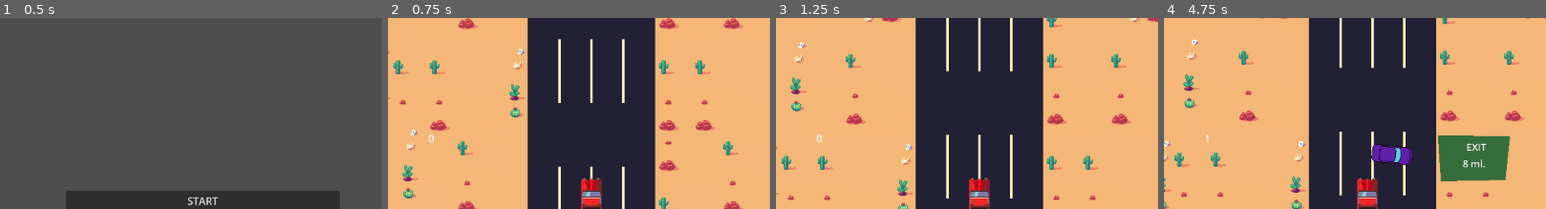
Above: before the commit, frames 1-4 (left to right).
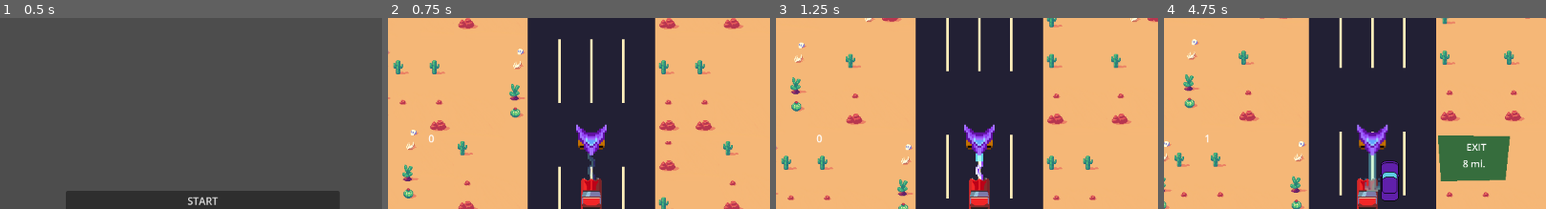
Above: after the commit, the same moments.

Repository: Zeke-D/roadtripping
Game: Godot game, scene res://control.tscn
Same seed, same stepped clock (60 frames per second), same inputs: the game is played once before the commit and once after it.
Inputs:
- Up to frame 1 (0.5 s): no input
- Up to frame 2 (0.75 s): click "START" at 0.5 s
- Up to frame 3 (1.25 s): no input
- Up to frame 4 (4.75 s): hold D (right) 1.28-2.03 s; hold S (down) 2.03-2.78 s; hold D (right) 2.78-3.53 s; hold W (up) 3.53-4.28 s; hold A (left) from 4.28 s (still down)
The pictures show only the part of the screen within x 23-73%, y 3-53%; the shares and areas given below are measured in that part.

Frame 1 is identical in both runs. In frame 2, 1.0% of the frame differs, in the area x 49-58%, y 55-85%; in frame 3, 1.0%; in frame 4, 2.9%, in the area x 50-65%, y 55-96%.

Commit message:
Adding an alien!

Diff:
--- a/PlayerCar.gd
+++ b/PlayerCar.gd
@@ -86,17 +86,20 @@
 	move_and_rotate(direction * Vector2(1200, 600) * .25,
 		self.rotation + TAU * 2.64, spin_duration)
 
-func _on_hurtbox_body_entered(body):
-	if body.is_in_group("Enemy") and state != CarState.DEAD:
+
+
+func take_damage(body):
+
+	if state == CarState.DEAD:
+		self.spinout(-(body.position - self.position).normalized())
+		return
+	elif body.is_in_group("Police"):
+		state = 0
+	elif body.is_in_group("Civilian") and !global.police_chase:
+		get_tree().current_scene.find_child("Spawner").spawn_cop(self.position + Vector2(0, 400))
+	elif body.is_in_group("Enemy"):
 		print("HIT")
 		get_tree().current_scene.find_child("Sounds").find_child("Car_hit").play()
 		state -= 1
-		body.spinout((body.position - self.position).normalized())
-		if state == CarState.DEAD:
-			self.spinout(-(body.position - self.position).normalized())
-		elif body.is_in_group("Civilian") and !global.police_chase:
-			get_tree().current_scene.find_child("Spawner").spawn_cop(self.position + Vector2(0, 400))
-
-	if body.is_in_group("Police") and state != CarState.DEAD:
-		state = 0
-		self.spinout(-(body.position - self.position).normalized())
+		if body.is_in_group("Spinner"):
+			body.spinout((body.position - self.position).normalized())
--- a/npc_car.gd
+++ b/npc_car.gd
@@ -19,6 +19,7 @@
 
 func _ready():
 	player = get_tree().current_scene.find_child('Car')
+	self.add_to_group("Spinner")
 
 func _physics_process(delta):
 	position = get_next_position(delta)
--- /dev/null
+++ b/npcs/alien_ship.gd
@@ -0,0 +1,14 @@
+extends Node2D
+
+
+# Called when the node enters the scene tree for the first time.
+func _ready():
+	var player = self.find_child("AnimationPlayer")
+	player.play("Zap")
+	player.queue("Zap")
+	player.queue("Zap")
+
+
+# Called every frame. 'delta' is the elapsed time since the previous frame.
+func _process(delta):
+	pass
--- /dev/null
+++ b/npcs/alien_ship.tscn
@@ -0,0 +1,143 @@
+[gd_scene load_steps=8 format=3 uid="uid://df71bmc3v0pe8"]
+
+[ext_resource type="Texture2D" uid="uid://dj7us4pu0bes8" path="res://Assets/SpaceShooterAssetPack_Ships.png" id="1_hx41h"]
+[ext_resource type="Texture2D" uid="uid://1ksd1emano5d" path="res://Assets/SpaceShooterAssetPack_Projectiles.png" id="2_duijc"]
+
+[sub_resource type="RectangleShape2D" id="RectangleShape2D_a7nin"]
+size = Vector2(6.5, 9)
+
+[sub_resource type="AtlasTexture" id="AtlasTexture_v8qtn"]
+atlas = ExtResource("1_hx41h")
+region = Rect2(32, 48, 16, 16)
+
+[sub_resource type="Animation" id="Animation_lweiq"]
+resource_name = "Zap"
+length = 1.5
+tracks/0/type = "value"
+tracks/0/imported = false
+tracks/0/enabled = true
+tracks/0/path = NodePath("actual_blast:position")
+tracks/0/interp = 1
+tracks/0/loop_wrap = true
+tracks/0/keys = {
+"times": PackedFloat32Array(0.6, 0.8),
+"transitions": PackedFloat32Array(1, 1),
+"update": 0,
+"values": [Vector2(0, 2), Vector2(0, 15)]
+}
+tracks/1/type = "value"
+tracks/1/imported = false
+tracks/1/enabled = true
+tracks/1/path = NodePath("actual_blast:region_rect")
+tracks/1/interp = 1
+tracks/1/loop_wrap = true
+tracks/1/keys = {
+"times": PackedFloat32Array(0.6, 0.8),
+"transitions": PackedFloat32Array(1, 1),
+"update": 0,
+"values": [Rect2(0, 64, 8, 8), Rect2(0.021, 64, 24, 8)]
+}
+tracks/2/type = "value"
+tracks/2/imported = false
+tracks/2/enabled = true
+tracks/2/path = NodePath("warning_blast:modulate")
+tracks/2/interp = 1
+tracks/2/loop_wrap = true
+tracks/2/keys = {
+"times": PackedFloat32Array(0, 0.6, 0.8, 1),
+"transitions": PackedFloat32Array(1, 1, 1, 1),
+"update": 0,
+"values": [Color(0.388235, 1, 1, 0), Color(1, 1, 1, 1), Color(1, 1, 1, 1), Color(1, 1, 1, 0)]
+}
+tracks/3/type = "value"
+tracks/3/imported = false
+tracks/3/enabled = true
+tracks/3/path = NodePath("actual_blast:modulate")
+tracks/3/interp = 1
+tracks/3/loop_wrap = true
+tracks/3/keys = {
+"times": PackedFloat32Array(0.8, 1.4),
+"transitions": PackedFloat32Array(1, 1),
+"update": 0,
+"values": [Color(1, 1, 1, 1), Color(1, 1, 1, 0)]
+}
+tracks/4/type = "value"
+tracks/4/imported = false
+tracks/4/enabled = true
+tracks/4/path = NodePath("Zap-hitbox/CollisionShape2D:position")
+tracks/4/interp = 1
+tracks/4/loop_wrap = true
+tracks/4/keys = {
+"times": PackedFloat32Array(0.6, 0.8, 1, 1.4),
+"transitions": PackedFloat32Array(1, 1, 1, 1),
+"update": 0,
+"values": [Vector2(0, 0.5), Vector2(0, 14), Vector2(0, 14), Vector2(0, 1.62921e-07)]
+}
+tracks/5/type = "value"
+tracks/5/imported = false
+tracks/5/enabled = true
+tracks/5/path = NodePath("Zap-hitbox/CollisionShape2D:shape:size")
+tracks/5/interp = 1
+tracks/5/loop_wrap = true
+tracks/5/keys = {
+"times": PackedFloat32Array(0, 0.6, 0.8, 1, 1.4),
+"transitions": PackedFloat32Array(1, 1, 1, 1, 1),
+"update": 0,
+"values": [Vector2(6.5, 9), Vector2(6.5, 9), Vector2(27, 9), Vector2(27, 9), Vector2(5.5, 9)]
+}
+
+[sub_resource type="Animation" id="Animation_3c2lr"]
+length = 0.001
+tracks/0/type = "value"
+tracks/0/imported = false
+tracks/0/enabled = true
+tracks/0/path = NodePath("Zap-hitbox/CollisionShape2D:shape:size")
+tracks/0/interp = 1
+tracks/0/loop_wrap = true
+tracks/0/keys = {
+"times": PackedFloat32Array(0),
+"transitions": PackedFloat32Array(1),
+"update": 0,
+"values": [Vector2(6.5, 9)]
+}
+
+[sub_resource type="AnimationLibrary" id="AnimationLibrary_01a7u"]
+_data = {
+"RESET": SubResource("Animation_3c2lr"),
+"Zap": SubResource("Animation_lweiq")
+}
+
+[node name="Ship" type="Node2D"]
+z_index = 2
+
+[node name="Zap-hitbox" type="Area2D" parent="." groups=["Enemy"]]
+
+[node name="CollisionShape2D" type="CollisionShape2D" parent="Zap-hitbox"]
+position = Vector2(0, 0.5)
+rotation = 1.5708
+shape = SubResource("RectangleShape2D_a7nin")
+
+[node name="ship_sprite" type="Sprite2D" parent="."]
+z_index = 3
+texture = SubResource("AtlasTexture_v8qtn")
+
+[node name="warning_blast" type="Sprite2D" parent="."]
+modulate = Color(0.388235, 1, 1, 0)
+position = Vector2(0, 15)
+rotation = 1.5708
+texture = ExtResource("2_duijc")
+region_enabled = true
+region_rect = Rect2(0, 72, 24, 8)
+
+[node name="actual_blast" type="Sprite2D" parent="."]
+z_index = 1
+position = Vector2(0, 2)
+rotation = 1.5708
+texture = ExtResource("2_duijc")
+region_enabled = true
+region_rect = Rect2(0, 64, 8, 8)
+
+[node name="AnimationPlayer" type="AnimationPlayer" parent="."]
+libraries = {
+"": SubResource("AnimationLibrary_01a7u")
+}
--- a/player_car.tscn
+++ b/player_car.tscn
@@ -23,4 +23,5 @@
 [node name="CollisionShape2D" type="CollisionShape2D" parent="Hurtbox"]
 shape = SubResource("RectangleShape2D_jrd13")
 
-[connection signal="body_entered" from="Hurtbox" to="." method="_on_hurtbox_body_entered"]
+[connection signal="area_entered" from="Hurtbox" to="." method="take_damage"]
+[connection signal="body_entered" from="Hurtbox" to="." method="take_damage"]
--- a/world.tscn
+++ b/world.tscn
@@ -11,6 +11,8 @@
 [ext_resource type="AudioStream" uid="uid://b1k377ojstc7f" path="res://Sounds/RT_Car_Crash2.mp3" id="6_74mx0"]
 [ext_resource type="Script" path="res://timer.gd" id="6_ehp6s"]
 [ext_resource type="AudioStream" uid="uid://dtw5n6etea3gd" path="res://Sounds/police-siren-99029.mp3" id="10_xu3sg"]
+[ext_resource type="PackedScene" uid="uid://df71bmc3v0pe8" path="res://npcs/alien_ship.tscn" id="8_wskmv"]
+[ext_resource type="Script" path="res://npcs/alien_ship.gd" id="9_tt732"]
 
 [sub_resource type="TileSetAtlasSource" id="TileSetAtlasSource_rssb8"]
 texture = ExtResource("1_tlry5")
@@ -104,5 +106,12 @@
 
 [node name="Death_sound" type="AudioStreamPlayer2D" parent="Sounds"]
 stream = ExtResource("5_fooi5")
+[node name="Alien_Spawner" type="Node" parent="."]
+
+[node name="alien_ship" parent="Alien_Spawner" instance=ExtResource("8_wskmv")]
+z_index = 1
+position = Vector2(0, -92)
+scale = Vector2(3, 3)
+script = ExtResource("9_tt732")
 
 [connection signal="timeout" from="Timer" to="Spawner" method="_on_timer_timeout"]
Binary file added: Assets/SpaceShooterAssetPack_Projectiles.png
Not shown, added: Assets/SpaceShooterAssetPack_Projectiles.png.import
Binary file added: Assets/SpaceShooterAssetPack_Ships.png
Not shown, added: Assets/SpaceShooterAssetPack_Ships.png.import
